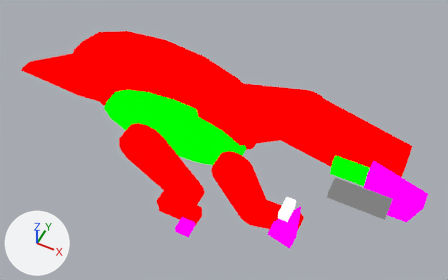
Before and after pictures for a commit that changed the Blender file assets-source/blender/dinos/iguanodon.blend.
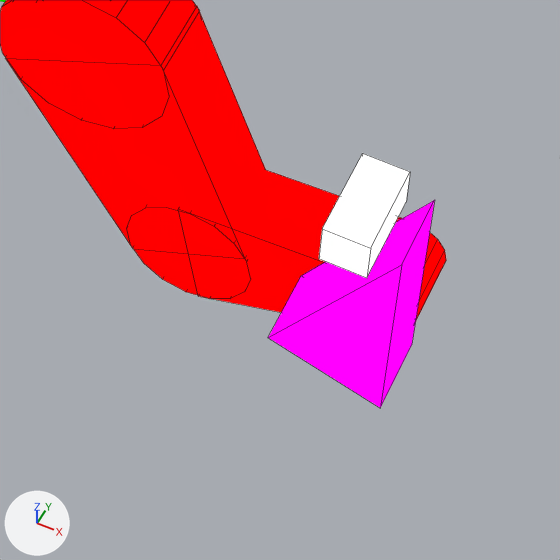
Each version is shown whole from a 50 mm camera at (57.5, -48.2, 71.5) aimed at (34.6, -2.4, 14.2), then close up on the part from 47% to 73% of the width and 59% to 100% of the height. The lights are fixed; the arrows at lower left show +X, +Y and +Z. The last two pictures show the newer version. The close-ups show mesh edges as thin lines.

The first close-up shows 'DinoTycoon_iguanodon_Pose0_arm_0', 'DinoTycoon_iguanodon_Pose0_arm_1', 'DinoTycoon_iguanodon_Pose0_arm_joint_0', 'DinoTycoon_iguanodon_Pose0_arm_joint_1', 'DinoTycoon_iguanodon_Pose0_arm_tip', 'DinoTycoon_iguanodon_Pose0_eye', 'DinoTycoon_iguanodon_Pose0_thumb_spike'.
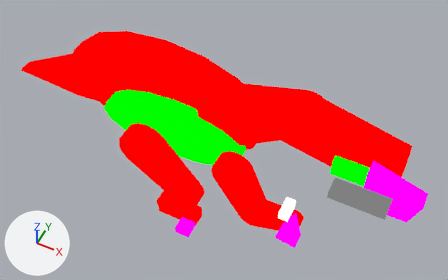
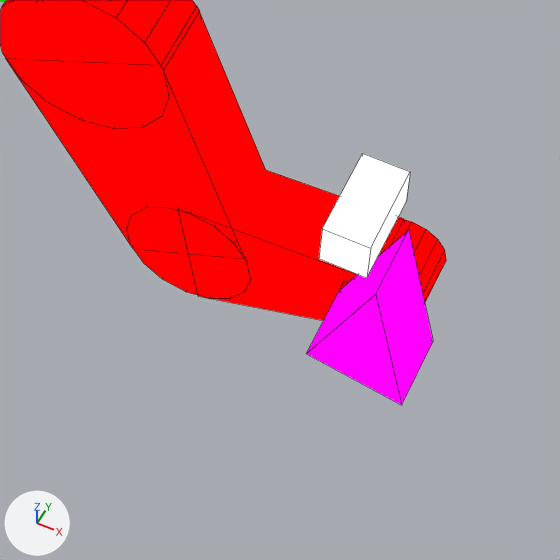
The change, as a diff of the scene's bpy script:
```diff
--- a/assets-source/blender/dinos/iguanodon.blend.py
+++ b/assets-source/blender/dinos/iguanodon.blend.py
@@ me_dinotycoon_iguanodon_pose0_thumb_spike @@
 # used by ob_dinotycoon_iguanodon_pose0_thumb_spike; location = (0.0, 0.0, 0.0)
-me_dinotycoon_iguanodon_pose0_thumb_spike.from_pydata(...)  # 6 vertices, 5 faces; spans x 44.0..47.0, y -10.0..-8.0, z 9.0..15.0
-me_dinotycoon_iguanodon_pose0_thumb_spike.vertices[0].co = (44.0, -10.0, 10.0)  # pixel (267, 337)
-me_dinotycoon_iguanodon_pose0_thumb_spike.vertices[1].co = (47.0, -10.0, 15.0)  # pixel (401, 264)
-me_dinotycoon_iguanodon_pose0_thumb_spike.vertices[2].co = (47.0, -10.0, 9.0)  # pixel (380, 408)
-me_dinotycoon_iguanodon_pose0_thumb_spike.vertices[3].co = (44.0, -8.0, 10.0)  # pixel (301, 275)
-me_dinotycoon_iguanodon_pose0_thumb_spike.vertices[4].co = (47.0, -8.0, 15.0)  # pixel (434, 199)
-me_dinotycoon_iguanodon_pose0_thumb_spike.vertices[5].co = (47.0, -8.0, 9.0)  # pixel (411, 344)
+me_dinotycoon_iguanodon_pose0_thumb_spike.from_pydata(...)  # 6 vertices, 5 faces; spans x 45.0..47.5, y -10.0..-8.0, z 9.5..13.5
+# me_dinotycoon_iguanodon_pose0_thumb_spike part 1
+me_dinotycoon_iguanodon_pose0_thumb_spike.vertices[0].co = (45.0, -10.0, 10.0)  # pixel (306, 353)
+me_dinotycoon_iguanodon_pose0_thumb_spike.vertices[1].co = (46.5, -10.0, 13.5)  # pixel (375, 294)
+me_dinotycoon_iguanodon_pose0_thumb_spike.vertices[2].co = (47.5, -10.0, 9.5)  # pixel (401, 405)
+me_dinotycoon_iguanodon_pose0_thumb_spike.vertices[3].co = (45.0, -8.0, 10.0)  # pixel (339, 290)
+me_dinotycoon_iguanodon_pose0_thumb_spike.vertices[4].co = (46.5, -8.0, 13.5)  # pixel (408, 229)
+me_dinotycoon_iguanodon_pose0_thumb_spike.vertices[5].co = (47.5, -8.0, 9.5)  # pixel (433, 341)
 me_dinotycoon_iguanodon_pose0_thumb_spike.materials.append(mat_dinotycoon_role_w)
```

Boxes (x1, y1, x2, y2) around the edits, measured in the close-ups (560 x 560 px):
'DinoTycoon_iguanodon_Pose0_thumb_spike', reshaped (24% narrower, 16% shorter): before (268, 200, 435, 408); after (306, 230, 433, 405)
